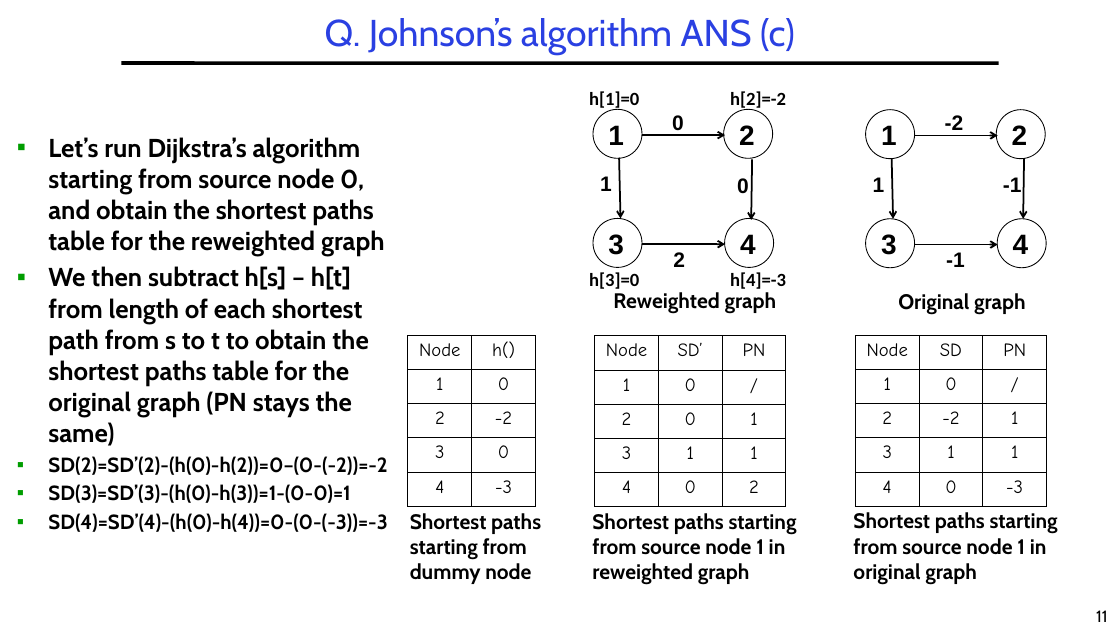
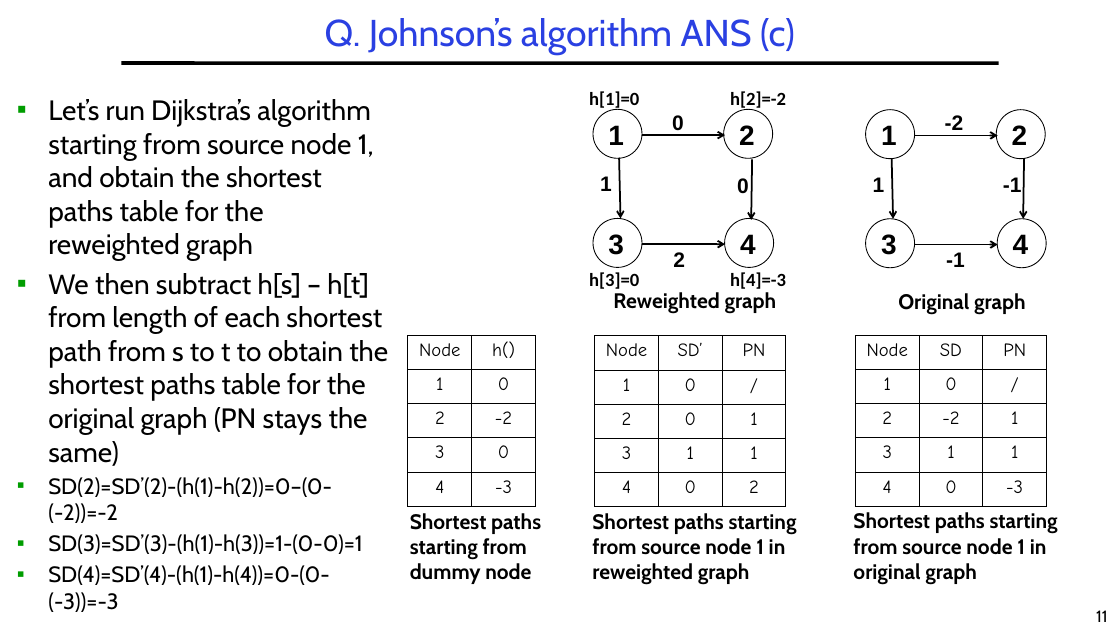
Before and after one commit to guhofstra/CSC111Fa25, a slide deck: slide 11 of PPTs/Exam/CSC017 Final Exam Sample Sp2025 ANS.pptx. Drawn at 1120x630 pixels with LibreOffice and Linux fonts; fonts in the diff are those of the drawing. Boxes give left, top, right and bottom in pixels: in the first picture for what was removed or moved away, otherwise in the second. Text is boxed around its words. In the diff, an @@ line names an element or a change of style, - is before the commit and + after.

```diff
--- a/PPTs/Exam/CSC017 Final Exam Sample Sp2025 ANS.pptx
+++ b/PPTs/Exam/CSC017 Final Exam Sample Sp2025 ANS.pptx
@@ text "Let’s run Dijkstra’s algorithm starting ...": place and size @@
-text "Let’s run Dijkstra’s algorithm starting ..." at [48, 137, 388, 532]
+text "Let’s run Dijkstra’s algorithm starting ..." at [48, 99, 388, 612]
@@ text at [48, 99, 374, 261]: text changed; size 22.2 to 24 pt; bold off @@
-▪ Let’s run Dijkstra’s algorithm starting from source node 0, and obtain the shortest paths table for the reweighted graph
+▪ Let’s run Dijkstra’s algorithm starting from source node 1, and obtain the shortest paths table for the reweighted graph
@@ text at [48, 273, 388, 466]: size 22.2 to 24 pt, bold off in "We then subtract h[s] – h[t] from ..." @@
@@ text at [48, 477, 362, 612]: text changed; size 17.6 to 19 pt; bold off @@
-▪ SD(2)=SD’(2)-(h(0)-h(2))=0–(0-(-2))=-2
-▪ SD(3)=SD’(3)-(h(0)-h(3))=1-(0-0)=1
-▪ SD(4)=SD’(4)-(h(0)-h(4))=0-(0-(-3))=-3
+▪ SD(2)=SD’(2)-(h(1)-h(2))=0–(0-(-2))=-2
+▪ SD(3)=SD’(3)-(h(1)-h(3))=1-(0-0)=1
+▪ SD(4)=SD’(4)-(h(1)-h(4))=0-(0-(-3))=-3
```
Also in this commit, not shown: 3 other files.
